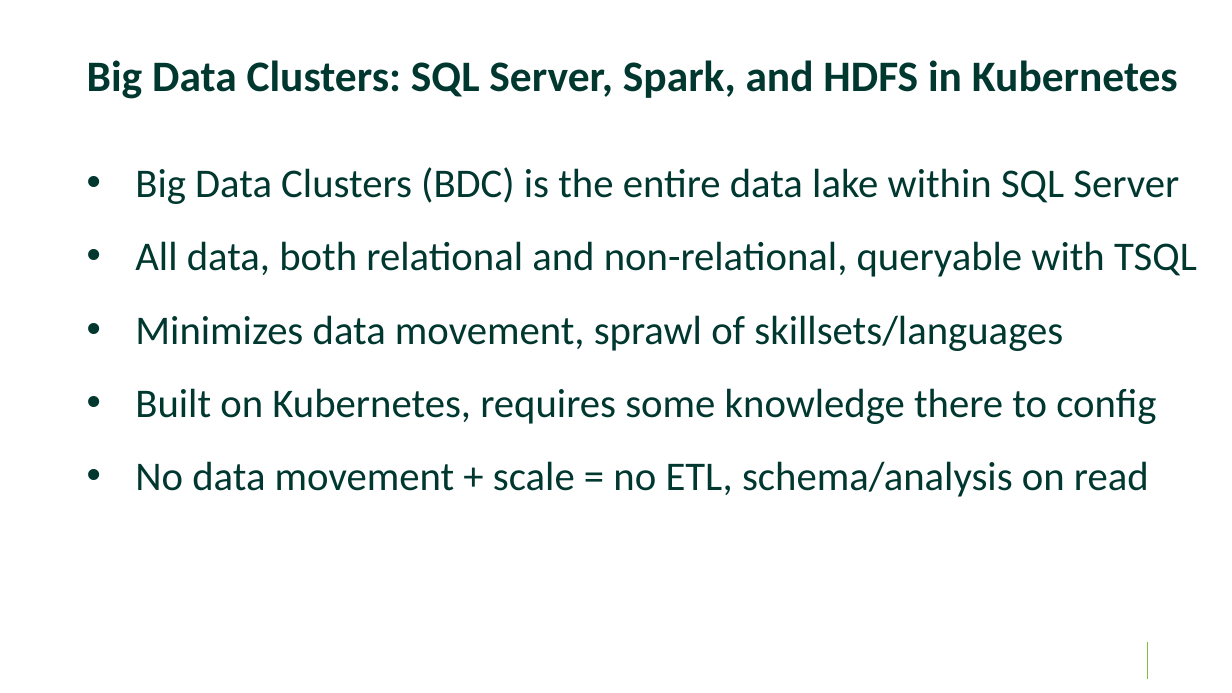
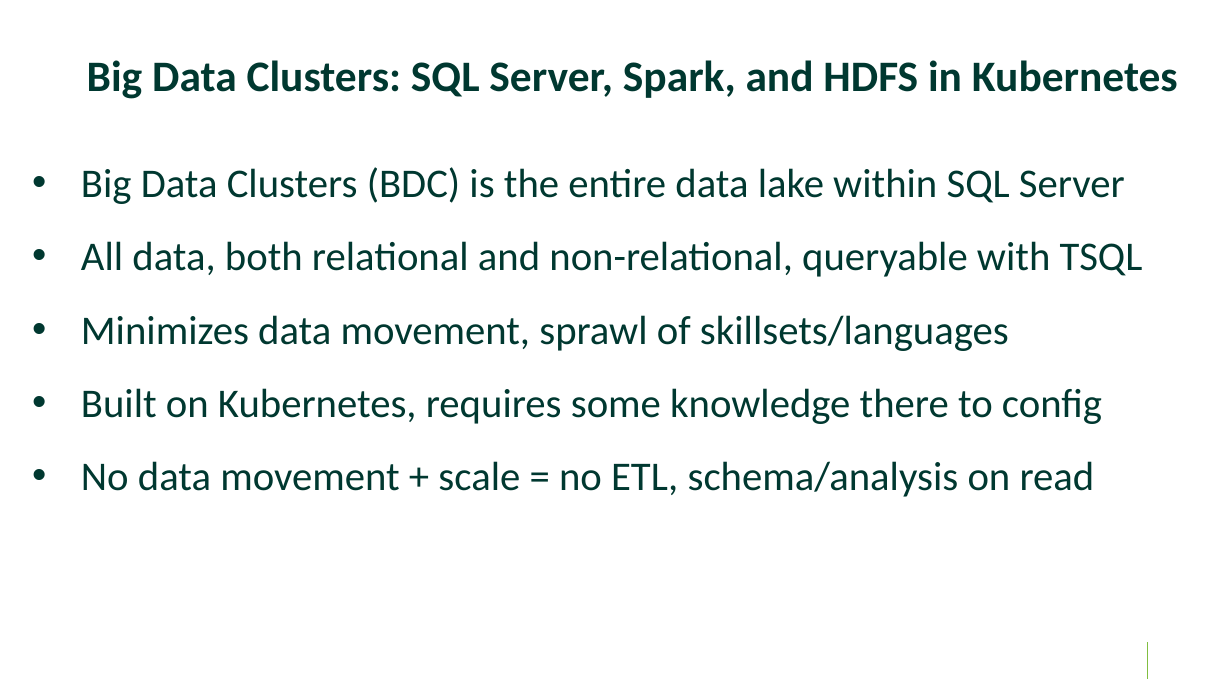
Before and after one commit to williamadba/Public-Presentations, a slide deck: slide 15 of Santa Fe SQL User Group/What's New in SQL 2019.pptx. Drawn at 1232x693 pixels with LibreOffice and Linux fonts; fonts in the diff are those of the drawing; background and template pictures are left out. Boxes give left, top, right and bottom in pixels: in the first picture for what was removed or moved away, otherwise in the second. Text is boxed around its words. In the diff, an @@ line names an element or a change of style, - is before the commit and + after.

```diff
--- a/Santa Fe SQL User Group/What's New in SQL 2019.pptx
+++ b/Santa Fe SQL User Group/What's New in SQL 2019.pptx
@@ text "Big Data Clusters (BDC) is ..." moved from (x1=135, y1=167, x2=1197, y2=497) to (x1=81, y1=167, x2=1143, y2=497) @@
```
Also in this commit, not shown: 1 other slide changed, 1 slide added.
